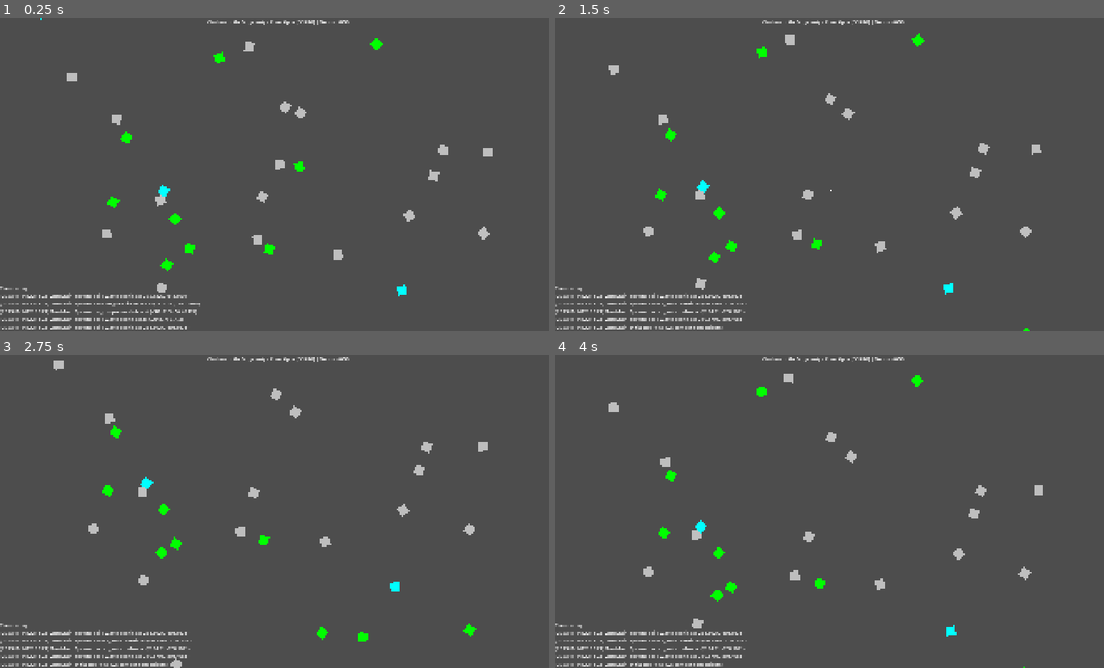
Above: before the commit, frames 1-4 (two rows, left to right).
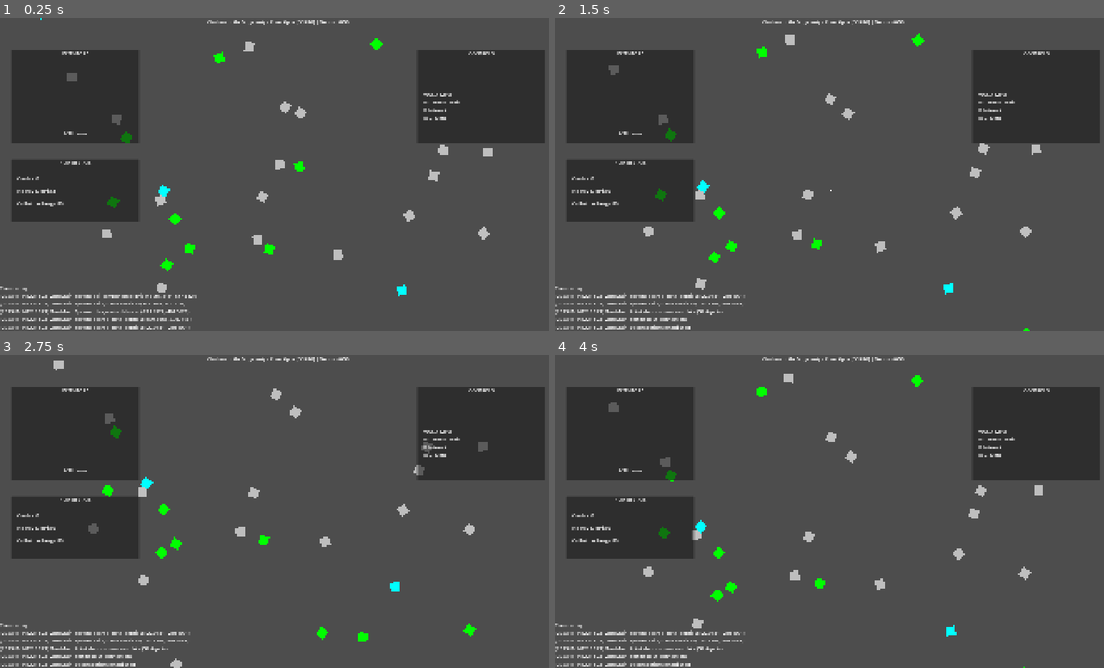
Above: after the commit, the same moments.

Repository: astrogirlnim/Children_of_Singularity
Game: Godot game, scene res://scenes/zones/ZoneMain.tscn
Same seed, same stepped clock (60 frames per second), same inputs: the game is played once before the commit and once after it.
Inputs:
- Up to frame 1 (0.25 s): no input
- Up to frame 2 (1.5 s): hold D (move_right) 0.53-1.28 s; tap E (collect) at 0.6, 1.35 s; hold S (move_down) from 1.28 s (still down)
- Up to frame 3 (2.75 s): release S (move_down) at 2.03 s; hold D (move_right) from 2.03 s (still down); tap F (interact) at 2.1 s; tap E (collect) at 2.3 s
- Up to frame 4 (4 s): release D (move_right) at 2.78 s; hold W (move_up) 2.78-3.53 s; tap E (collect) at 2.85, 3.6 s; hold A (move_left) from 3.53 s (still down)

The runs differ from the first frame. In frame 1, 19% of the frame differs, in the area x 2-100%, y 10-100%; in frame 2, 19%; in frame 3, 19%; in frame 4, 19%.
Error after the commit: Invalid assignment of property or key 'color' with value of type 'Color' on a base object of type 'Panel'. (res://scripts/ZoneMain.gd:163)

Commit message:
Implement functional inventory UI with grid display, real-time updates, and player stats

Diff:
--- a/scenes/zones/ZoneMain.tscn
+++ b/scenes/zones/ZoneMain.tscn
@@ -57,3 +57,121 @@
 anchor_bottom = 1.0
 text = "Logs: System initializing..."
 vertical_alignment = 2
+
+[node name="InventoryPanel" type="Panel" parent="UILayer/HUD"]
+layout_mode = 0
+anchor_left = 0.02
+anchor_top = 0.1
+anchor_right = 0.25
+anchor_bottom = 0.4
+color = Color(0.1, 0.1, 0.1, 0.8)
+
+[node name="InventoryTitle" type="Label" parent="UILayer/HUD/InventoryPanel"]
+layout_mode = 0
+anchor_right = 1.0
+anchor_bottom = 0.1
+text = "INVENTORY"
+horizontal_alignment = 1
+
+[node name="InventoryGrid" type="GridContainer" parent="UILayer/HUD/InventoryPanel"]
+layout_mode = 0
+anchor_left = 0.05
+anchor_top = 0.1
+anchor_right = 0.95
+anchor_bottom = 0.85
+columns = 2
+
+[node name="InventoryStatus" type="Label" parent="UILayer/HUD/InventoryPanel"]
+layout_mode = 0
+anchor_left = 0.05
+anchor_top = 0.85
+anchor_right = 0.95
+anchor_bottom = 1.0
+text = "0/10 Items"
+horizontal_alignment = 1
+
+[node name="StatsPanel" type="Panel" parent="UILayer/HUD"]
+layout_mode = 0
+anchor_left = 0.02
+anchor_top = 0.45
+anchor_right = 0.25
+anchor_bottom = 0.65
+color = Color(0.1, 0.1, 0.1, 0.8)
+
+[node name="StatsTitle" type="Label" parent="UILayer/HUD/StatsPanel"]
+layout_mode = 0
+anchor_right = 1.0
+anchor_bottom = 0.2
+text = "PLAYER STATS"
+horizontal_alignment = 1
+
+[node name="CreditsLabel" type="Label" parent="UILayer/HUD/StatsPanel"]
+layout_mode = 0
+anchor_left = 0.05
+anchor_top = 0.25
+anchor_right = 0.95
+anchor_bottom = 0.45
+text = "Credits: 0"
+
+[node name="DebrisCountLabel" type="Label" parent="UILayer/HUD/StatsPanel"]
+layout_mode = 0
+anchor_left = 0.05
+anchor_top = 0.45
+anchor_right = 0.95
+anchor_bottom = 0.65
+text = "Nearby Debris: 0"
+
+[node name="CollectionRangeLabel" type="Label" parent="UILayer/HUD/StatsPanel"]
+layout_mode = 0
+anchor_left = 0.05
+anchor_top = 0.65
+anchor_right = 0.95
+anchor_bottom = 0.85
+text = "Collection Range: 80"
+
+[node name="ControlsPanel" type="Panel" parent="UILayer/HUD"]
+layout_mode = 0
+anchor_left = 0.75
+anchor_top = 0.1
+anchor_right = 0.98
+anchor_bottom = 0.4
+color = Color(0.1, 0.1, 0.1, 0.8)
+
+[node name="ControlsTitle" type="Label" parent="UILayer/HUD/ControlsPanel"]
+layout_mode = 0
+anchor_right = 1.0
+anchor_bottom = 0.15
+text = "CONTROLS"
+horizontal_alignment = 1
+
+[node name="ControlsText" type="Label" parent="UILayer/HUD/ControlsPanel"]
+layout_mode = 0
+anchor_left = 0.05
+anchor_top = 0.2
+anchor_right = 0.95
+anchor_bottom = 1.0
+text = "WASD: Move
+E: Collect Debris
+F: Interact
+ESC: Menu"
+vertical_alignment = 1
+
+[node name="AIMessageOverlay" type="Panel" parent="UILayer/HUD"]
+layout_mode = 0
+anchor_left = 0.25
+anchor_top = 0.75
+anchor_right = 0.75
+anchor_bottom = 0.9
+color = Color(0.05, 0.05, 0.2, 0.9)
+visible = false
+
+[node name="AIMessageLabel" type="Label" parent="UILayer/HUD/AIMessageOverlay"]
+layout_mode = 0
+anchor_left = 0.05
+anchor_top = 0.1
+anchor_right = 0.95
+anchor_bottom = 0.9
+text = "AI MESSAGE WILL APPEAR HERE"
+horizontal_alignment = 1
+vertical_alignment = 1
+autowrap_mode = 2
--- a/scripts/ZoneMain.gd
+++ b/scripts/ZoneMain.gd
@@ -20,6 +20,16 @@
 @onready var hud: Control = $UILayer/HUD
 @onready var debug_label: Label = $UILayer/HUD/DebugLabel
 @onready var log_label: Label = $UILayer/HUD/LogLabel
+
+# UI Components
+@onready var inventory_panel: Panel = $UILayer/HUD/InventoryPanel
+@onready var inventory_grid: GridContainer = $UILayer/HUD/InventoryPanel/InventoryGrid
+@onready var inventory_status: Label = $UILayer/HUD/InventoryPanel/InventoryStatus
+@onready var credits_label: Label = $UILayer/HUD/StatsPanel/CreditsLabel
+@onready var debris_count_label: Label = $UILayer/HUD/StatsPanel/DebrisCountLabel
+@onready var collection_range_label: Label = $UILayer/HUD/StatsPanel/CollectionRangeLabel
+@onready var ai_message_overlay: Panel = $UILayer/HUD/AIMessageOverlay
+@onready var ai_message_label: Label = $UILayer/HUD/AIMessageOverlay/AIMessageLabel
 
 var zone_name: String = "Zone Alpha"
 var zone_id: String = "zone_alpha_01"
@@ -37,10 +47,16 @@
 	{"type": "unknown_artifact", "value": 1000, "spawn_weight": 1, "color": Color.PURPLE}
 ]
 
+# UI Management
+var inventory_items: Array[Control] = []
+var ui_update_timer: float = 0.0
+var ui_update_interval: float = 0.1
+
 func _ready() -> void:
 	_log_message("ZoneMain: Initializing zone controller")
 	_initialize_zone()
 	_spawn_initial_debris()
+	_setup_ui_connections()
 	_update_debug_display()
 
 	# Connect player signals
@@ -50,6 +66,13 @@
 
 	_log_message("ZoneMain: Zone ready for gameplay")
 	zone_ready.emit()
+
+func _process(delta: float) -> void:
+	"""Update UI periodically"""
+	ui_update_timer += delta
+	if ui_update_timer >= ui_update_interval:
+		_update_ui()
+		ui_update_timer = 0.0
 
 func _initialize_zone() -> void:
 	"""Initialize the zone with basic settings and validate components"""
@@ -67,6 +90,113 @@
 		debug_label.text = "Children of the Singularity - %s [DEBUG]" % zone_name
 
 	_log_message("ZoneMain: Zone initialization complete")
+
+func _setup_ui_connections() -> void:
+	"""Set up UI connections and initial state"""
+	_log_message("ZoneMain: Setting up UI connections")
+
+	# Clear any existing inventory items
+	_clear_inventory_display()
+
+	# Initialize UI state
+	_update_ui()
+
+	_log_message("ZoneMain: UI connections established")
+
+func _update_ui() -> void:
+	"""Update all UI elements with current game state"""
+	if not player_ship:
+		return
+
+	var player_info = player_ship.get_player_info()
+
+	# Update inventory display
+	_update_inventory_display(player_info.inventory)
+
+	# Update stats
+	if credits_label:
+		credits_label.text = "Credits: %d" % player_info.credits
+
+	if debris_count_label:
+		debris_count_label.text = "Nearby Debris: %d" % player_info.nearby_debris_count
+
+	if collection_range_label:
+		collection_range_label.text = "Collection Range: %.0f" % player_ship.collection_range
+
+	# Update inventory status
+	if inventory_status:
+		inventory_status.text = "%d/%d Items" % [player_info.inventory.size(), player_info.inventory_capacity]
+
+func _update_inventory_display(inventory: Array[Dictionary]) -> void:
+	"""Update the inventory grid display"""
+	if not inventory_grid:
+		return
+
+	# Clear existing items
+	_clear_inventory_display()
+
+	# Add current inventory items
+	for item in inventory:
+		_add_inventory_item_to_display(item)
+
+func _clear_inventory_display() -> void:
+	"""Clear all items from the inventory display"""
+	if not inventory_grid:
+		return
+
+	for child in inventory_grid.get_children():
+		child.queue_free()
+
+	inventory_items.clear()
+
+func _add_inventory_item_to_display(item: Dictionary) -> void:
+	"""Add an item to the inventory display"""
+	if not inventory_grid:
+		return
+
+	# Create item container
+	var item_container = Panel.new()
+	item_container.custom_minimum_size = Vector2(80, 80)
+
+	# Get item color based on type
+	var item_color = _get_item_color(item.type)
+	item_container.color = item_color
+
+	# Create item label
+	var item_label = Label.new()
+	item_label.text = "%s\nVal: %d" % [_get_item_display_name(item.type), item.value]
+	item_label.horizontal_alignment = HORIZONTAL_ALIGNMENT_CENTER
+	item_label.vertical_alignment = VERTICAL_ALIGNMENT_CENTER
+	item_label.autowrap_mode = TextServer.AUTOWRAP_WORD_SMART
+	item_label.anchor_right = 1.0
+	item_label.anchor_bottom = 1.0
+
+	item_container.add_child(item_label)
+	inventory_grid.add_child(item_container)
+	inventory_items.append(item_container)
+
+func _get_item_color(item_type: String) -> Color:
+	"""Get the display color for an item type"""
+	for debris_type in debris_types:
+		if debris_type.type == item_type:
+			return debris_type.color
+	return Color.WHITE
+
+func _get_item_display_name(item_type: String) -> String:
+	"""Get a friendly display name for an item type"""
+	match item_type:
+		"scrap_metal":
+			return "Scrap\nMetal"
+		"broken_satellite":
+			return "Broken\nSatellite"
+		"bio_waste":
+			return "Bio\nWaste"
+		"ai_component":
+			return "AI\nComponent"
+		"unknown_artifact":
+			return "Unknown\nArtifact"
+		_:
+			return "Unknown\nItem"
 
 func _spawn_initial_debris() -> void:
 	"""Spawn initial debris objects in the zone"""
@@ -207,6 +337,18 @@
 	# Update log display
 	if log_label:
 		log_label.text = "Console Log:\n" + "\n".join(game_logs)
+
+## Display AI message to player
+func show_ai_message(message: String, duration: float = 3.0) -> void:
+	"""Display an AI message to the player"""
+	if ai_message_overlay and ai_message_label:
+		ai_message_label.text = message
+		ai_message_overlay.visible = true
+
+		# Hide after duration
+		get_tree().create_timer(duration).timeout.connect(func(): ai_message_overlay.visible = false)
+
+		_log_message("ZoneMain: AI message displayed: %s" % message)
 
 ## Get debris object by ID
 func get_debris_by_id(debris_id: String) -> RigidBody2D:
